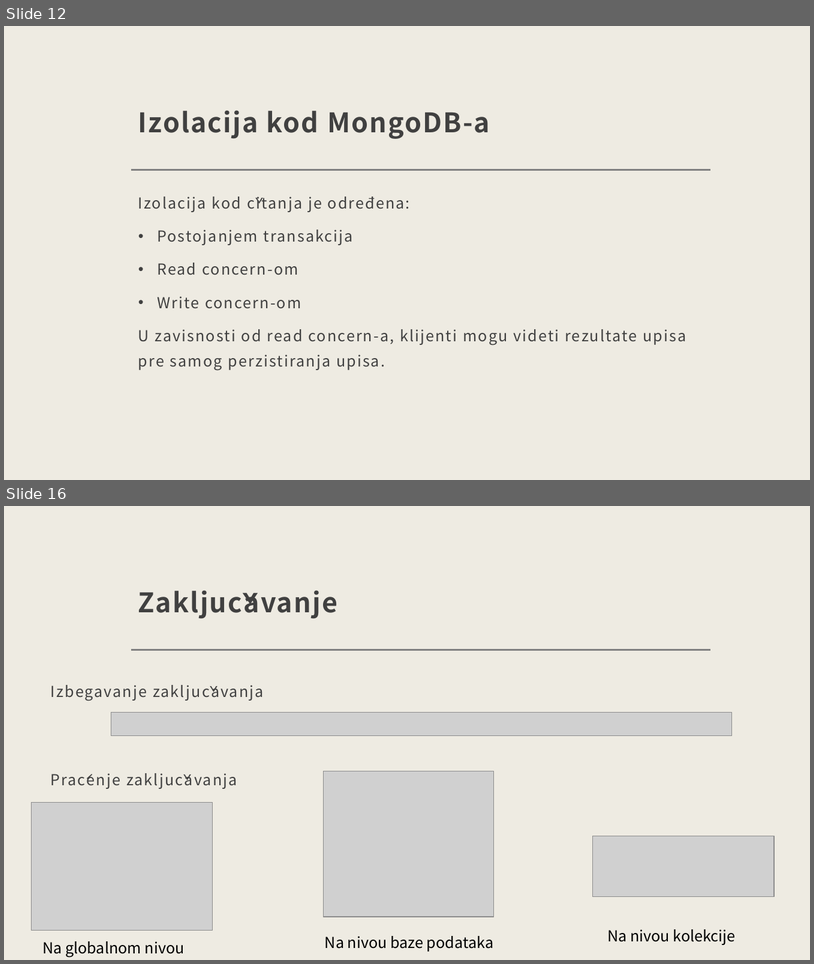
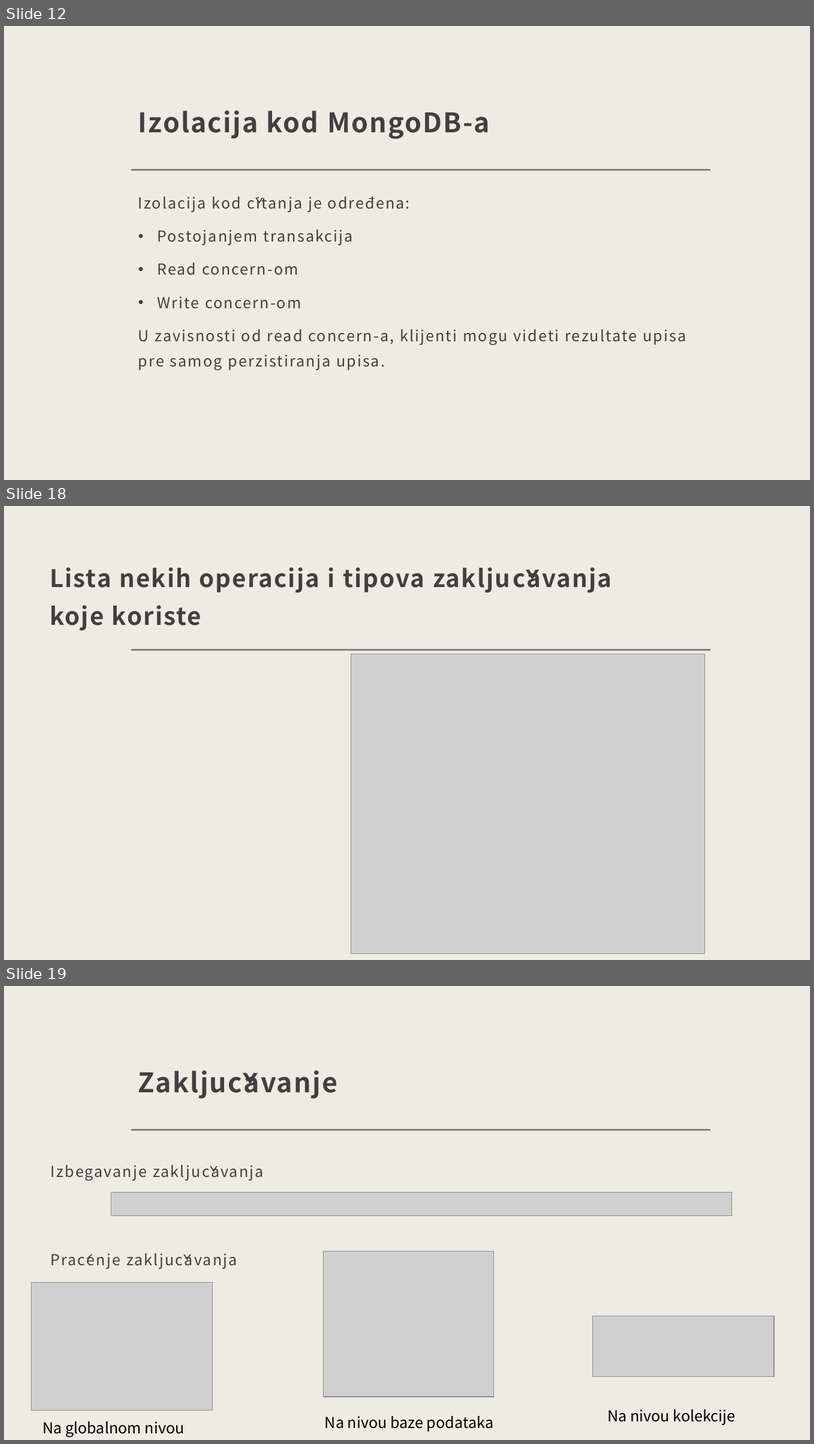
Before and after one commit to FruFruJ/sistemizaupravljanjebazamapodataka2, a slide deck: Obrada transakcija, planovi izvršavanja transakcija, izolacija i zaključavanje pp.pptx. Shown one above the other, each under a label of ours: slides 12 and 16 before the commit, slides 12, 18 and 19 after it; the slides between them are not shown. The pictures are 814x964 and 814x1444 pixels, drawn with LibreOffice and Linux fonts; fonts in the diff are those of the drawing; grey boxes stand for pictures. Boxes give left, top, right and bottom in pixels: in the first picture for what was removed or moved away, otherwise in the second. Text is boxed around its words. In the diff, an @@ line names an element or a change of style, - is before the commit and + after.

```diff
--- a/Obrada transakcija, planovi izvršavanja transakcija, izolacija i zaključavanje pp.pptx
+++ b/Obrada transakcija, planovi izvršavanja transakcija, izolacija i zaključavanje pp.pptx
@@ slide 18 added at (4,506,810,960), background #EEEBE2; not listed: 1 template element that a slide beside it also shows @@
@@ title added at (50,567,612,630), 28.8 pt, text #404040, bold @@
+Lista nekih operacija i tipova zaključavanja koje koriste
@@ picture added at (351,654,705,953) @@
@@ what was slide 16 is now slide 19 @@
```
Also in this commit, not shown: 6 slides changed, 2 other slides added, 1 other file.
